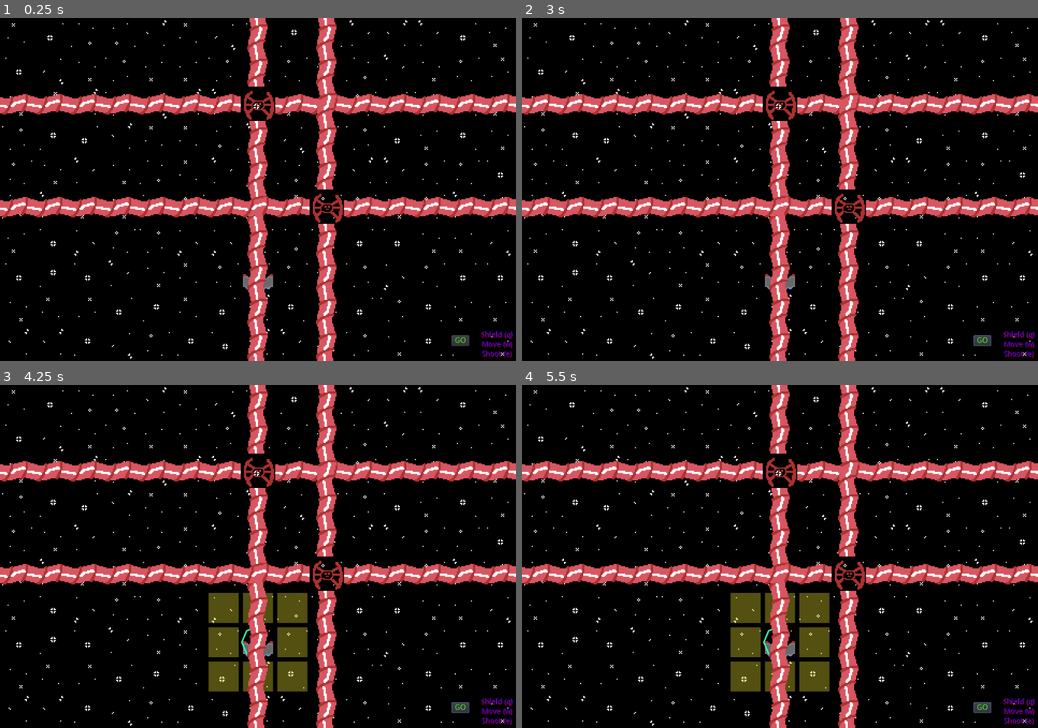
Above: before the commit, frames 1-4 (two rows, left to right).
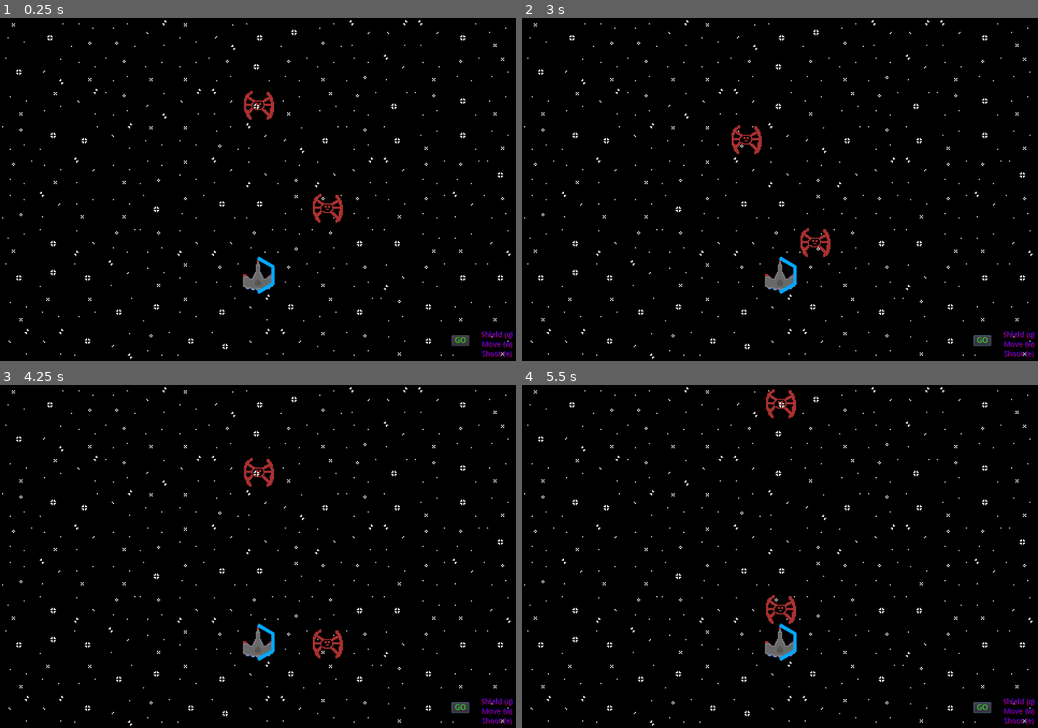
Above: after the commit, the same moments.

Repository: chybby/ldjam50
Game: Godot game, scene res://Main.tscn
The game is run twice, just before and just after one commit, with the same random seed, the same clock (stepped at 60 frames per second) and the same inputs. The engine's default icon, where the game draws it, is replaced by a stand-in: a white triangle on a blue panel in a dark square.
Inputs (mouse positions are in pixels of both pictures, inside the frame that each line leads up to):
- Up to frame 1 (0.25 s): no input
- Up to frame 2 (3 s): click "GO" at 0.5 s; click "GO" at 1.25 s; click "GO" at 2 s; tap Enter at 2.75 s; move the mouse to (893, 172) at 2.77 s; hold W (choose_move) from 2.78 s (still down); click (893, 172) at 2.92 s
- Up to frame 3 (4.25 s): tap Space at 3.5 s; move the mouse to (154, 573) at 3.52 s; release W (choose_move) at 3.53 s; tap Q (choose_shield) at 3.6 s; click (154, 573) at 3.67 s
- Up to frame 4 (5.5 s): tap Enter at 4.25 s; move the mouse to (831, 481) at 4.27 s; hold W (choose_move) 4.28-5.03 s; click (831, 481) at 4.42 s; tap Space at 5 s; move the mouse to (754, 625) at 5.02 s; tap Q (choose_shield) at 5.1 s; click (754, 625) at 5.17 s

The runs differ from the first frame. In frame 1, 15% of the frame differs, in the area x 0-100%, y 0-100%; in frame 2, 16%; in frame 3, 19%; in frame 4, 19%.

Commit message:
enemies randomly move a square when you make a move or change shield angle; diff shield look when selected

Diff:
--- a/Enemy.gd
+++ b/Enemy.gd
@@ -10,6 +10,12 @@
 var planned_move_position
 
 var game_map
+
+func next_action():
+    # choose a random spot to move to
+    var vms = game_map.get_valid_moves(map_position, 1)[0]
+    var next_pos = vms[randi() % vms.size()]
+    map_position = next_pos
 
 func telegraph_action():
     planned_action = actions.ATTACK
--- a/GameMap.gd
+++ b/GameMap.gd
@@ -10,11 +10,6 @@
 
 func _ready():
     clear()
-
-func draw_valid_moves(position, max_distance):
-    var vms = get_valid_moves(position, max_distance)[1]
-    for v in vms:
-        hero.draw_valid_moves(vms)
 
 func get_valid_moves(position, max_distance):
     # TODO: any need for < 0, > screen width check?
@@ -96,14 +91,28 @@
     if hero.active_state == hero.STATE_NONE:
         hero.clear_valid_moves()
     if hero.active_state == hero.STATE_MOVE:
-        draw_valid_moves(world_to_map(hero.position), 1)
+        var vms = get_valid_moves(hero.map_position, 1)[1]
+        for v in vms:
+            hero.draw_valid_moves(vms)
 
 func _input(event):
     if event is InputEventMouseButton:
         if event.pressed:
+            var action_done = false
             if hero.active_state == hero.STATE_MOVE:
                 move_hero(world_to_map(event.position))
+                action_done = true
                 hero.active_state = hero.STATE_NONE
+            elif hero.active_state == hero.STATE_SHIELD:
+                action_done = true
+                hero.active_state = hero.STATE_NONE
+            if action_done:
+                # an action was made by the hero so we need to:
+                # - check if we hit anything?
+                # - do the enemy turn (move them, make them shoot etc.)
+                for enemy in enemies.values():
+                    enemy.next_action()
+                    enemy.position = map_to_world(enemy.map_position)
 #    elif event is InputEventMouseMotion:
 #        mouse_hover(game_map.world_to_map(event.position))
 
--- a/Hero.gd
+++ b/Hero.gd
@@ -23,9 +23,7 @@
     elif Input.is_action_pressed("choose_move"):
         active_state = STATE_MOVE
 
-    if event is InputEventMouseButton:
-        pass
-    elif event is InputEventMouseMotion:
+    if event is InputEventMouseMotion and active_state == STATE_SHIELD:
         shield_angle = $ShieldPosition.get_angle_to(event.position)
         if shield_angle < -3*PI/4:
             shield_angle = PI
@@ -43,17 +41,13 @@
     # - shield
     # - weapon
     # - move
-    if active_state == STATE_NONE:
-        $Shield.visible = false
-        return
     if active_state == STATE_SHIELD:
 #		# get mouse position
 #		# display shield dome relatively
-        var shield = $Shield
-        shield.visible = true
-        shield.rotation = shield_angle
-    if active_state == STATE_MOVE:
-        $Shield.visible = false
+        $Shield.rotation = shield_angle
+        $Shield.select()
+    else:
+        $Shield.unselect()
 #	if active_state == STATE_WEAPON:
 #		# display weapons primed?
 #		# cursor with attack icon?
--- a/Hero.tscn
+++ b/Hero.tscn
@@ -29,6 +29,10 @@
 [node name="Shield" type="Node2D" parent="."]
 position = Vector2( 32, 32 )
 script = ExtResource( 2 )
+selected_width = 8
+unselected_width = 6
+radius = 32
+pts = 4
 
 [node name="ShieldPosition" type="Position2D" parent="."]
 position = Vector2( 32, 32 )
--- a/Main.gd
+++ b/Main.gd
@@ -10,7 +10,7 @@
     game_map.set_hero(Vector2(7, 7))
 
     spawn_enemies()
-    enemies_telegraph_actions()
+#    enemies_telegraph_actions()
 
     # Hero's turn
 
--- a/Shield.gd
+++ b/Shield.gd
@@ -1,21 +1,30 @@
 extends Node2D
 
-
-# Declare member variables here. Examples:
-# var a = 2
-# var b = "text"
-
-export (Color,RGB) var c = Color(50/255.0, 255/255.0, 173/255.0)
+export (Color,RGB) var selected_c = Color(0.5, 0.74, 0.85)
+export (Color,RGB) var unselected_c = Color(0.01,0.66,0.99)
+var c = unselected_c
+export var selected_width = 10
+export var unselected_width = 2
+var width = unselected_width
 export var radius = 30
-export var width = 2
 export var pts = 5
 var zero_vector = Vector2()
+
+func select():
+    c = selected_c
+    width = selected_width
+    self.update()
+
+func unselect():
+    c = unselected_c
+    width = unselected_width
+    self.update()
 
 # Called when the node enters the scene tree for the first time.
 func _ready():
     pass # Replace with function body.
 
 
-# Called every frame. 'delta' is the elapsed time since the previous frame.
+
 func _draw():
     draw_arc(zero_vector, radius, -PI/2, PI/2, pts, c, width, true)
